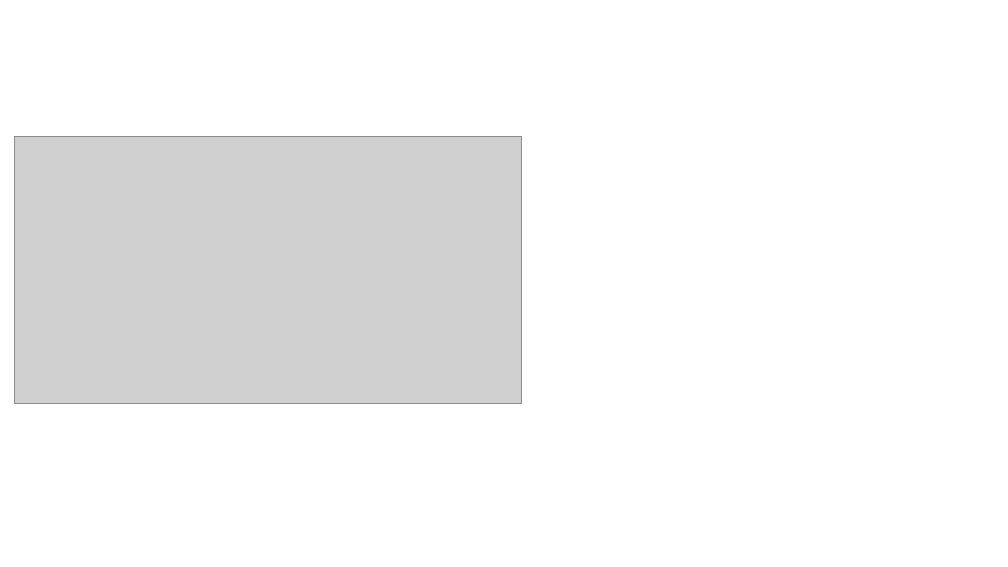
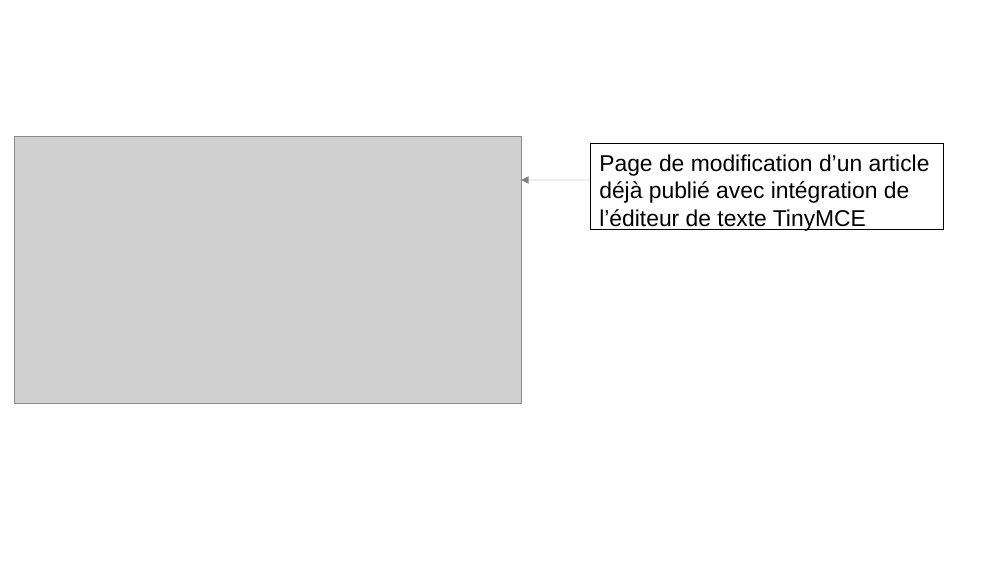
Before and after one commit to gambit13009/alaska, a slide deck: slide 10 of Support-Alaska.odp. Drawn at 1008x567 pixels with LibreOffice and Linux fonts; fonts in the diff are those of the drawing; grey boxes stand for pictures; background and template pictures are left out. Boxes give left, top, right and bottom in pixels: in the first picture for what was removed or moved away, otherwise in the second. Text is boxed around its words. In the diff, an @@ line names an element or a change of style, - is before the commit and + after.

```diff
--- a/Support-Alaska.odp
+++ b/Support-Alaska.odp
@@ rectangle added at [591,144,944,230], outline #000000 0 pt, 18 pt, text #000000 @@
+Page de modification d’un article déjà publié avec intégration de l’éditeur de texte TinyMCE
@@ arrow added from (591, 180) to (521, 180), #808080 0 pt @@
```
Also in this commit, not shown: 6 other slides changed, 4 slides added, 4 slides removed, 10 other files.
